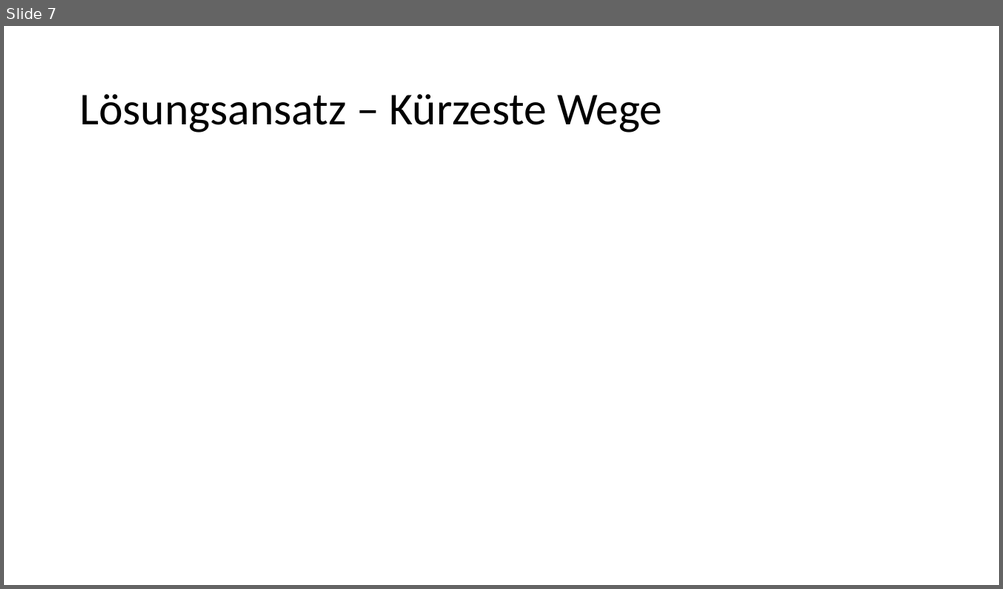
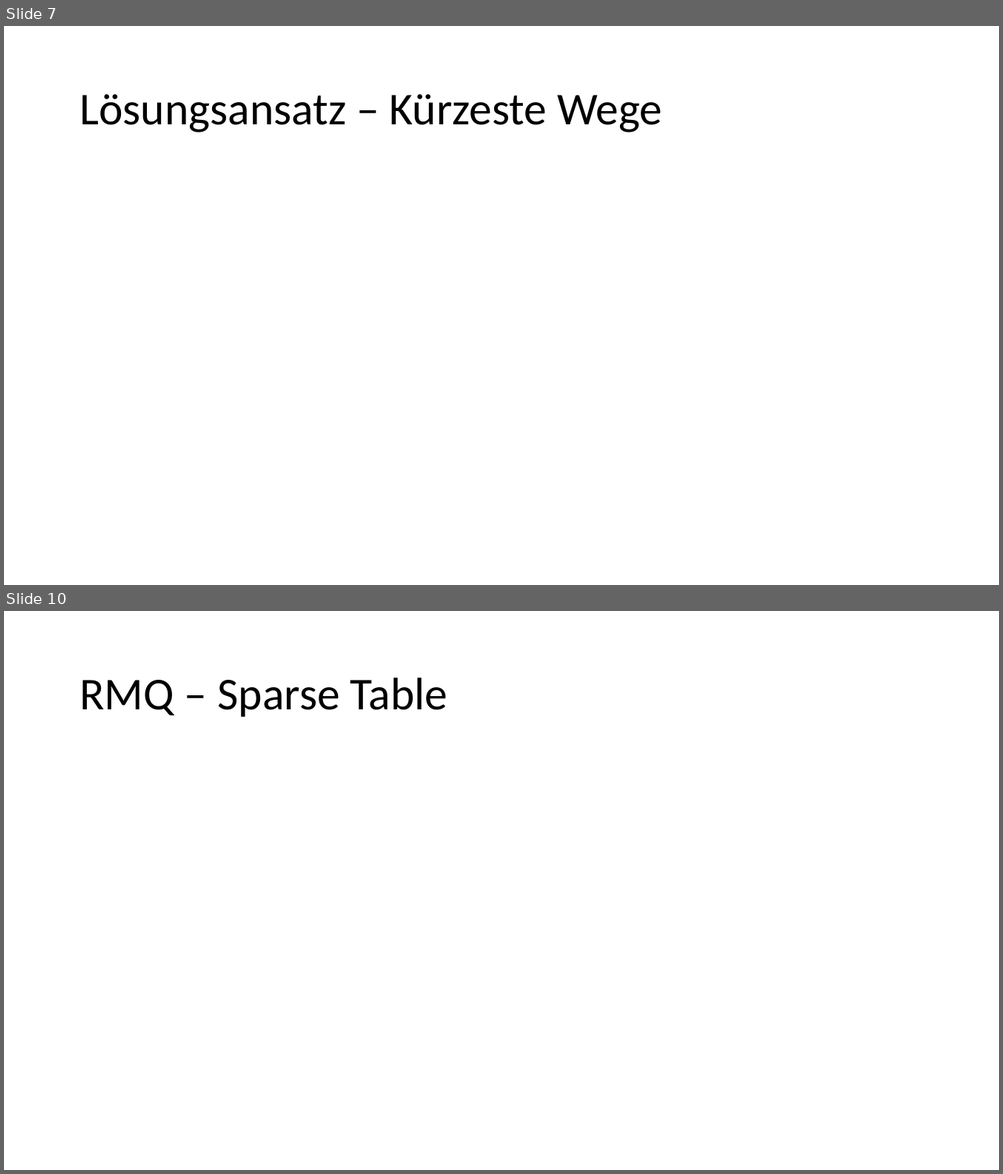
Before and after one commit to EiS94/Programmierwettbewerb, a slide deck: Präsentation/Präsentation.pptx. Shown one above the other, each under a label of ours: slide 7 before the commit, slides 7 and 10 after it; the slides between them are not shown. The pictures are 1003x589 and 1003x1174 pixels, drawn with LibreOffice and Linux fonts; fonts in the diff are those of the drawing; grey boxes stand for pictures. Boxes give left, top, right and bottom in pixels: in the first picture for what was removed or moved away, otherwise in the second. Text is boxed around its words. In the diff, an @@ line names an element or a change of style, - is before the commit and + after.

```diff
--- a/Präsentation/Präsentation.pptx
+++ b/Präsentation/Präsentation.pptx
@@ slide 10 added at [4,611,999,1170], background #FFFFFF @@
@@ title added at [79,678,448,717], 44 pt, text #000000 @@
+RMQ – Sparse Table
```
Also in this commit, not shown: 1 slide changed, 4 other slides added, 1 slide removed, 8 other files.
